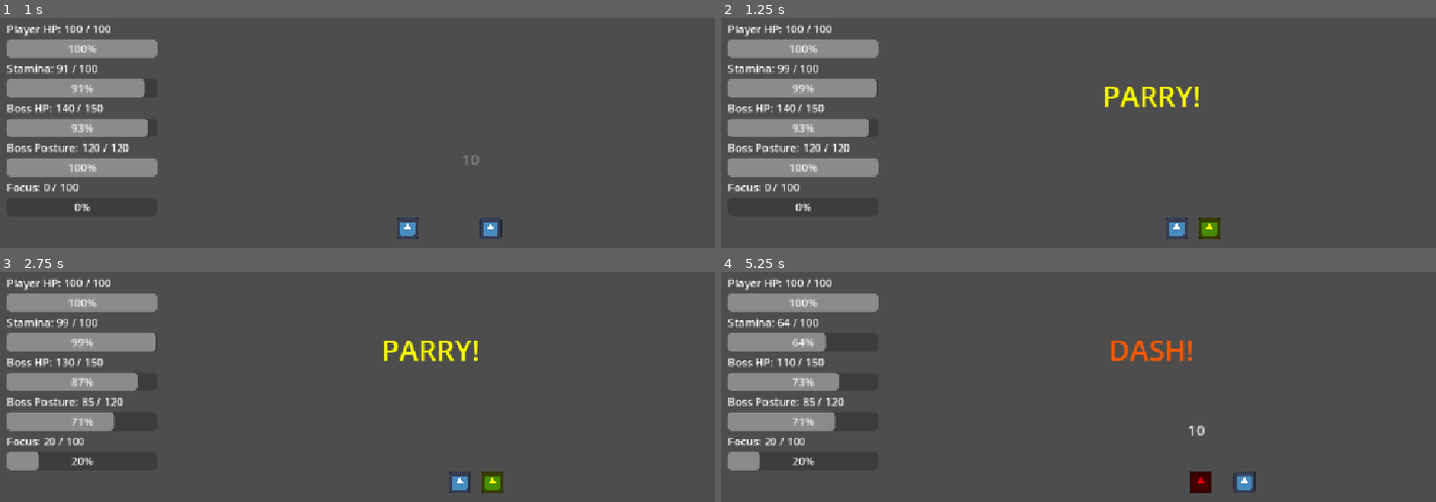
Above: before the commit, frames 1-4 (two rows, left to right).
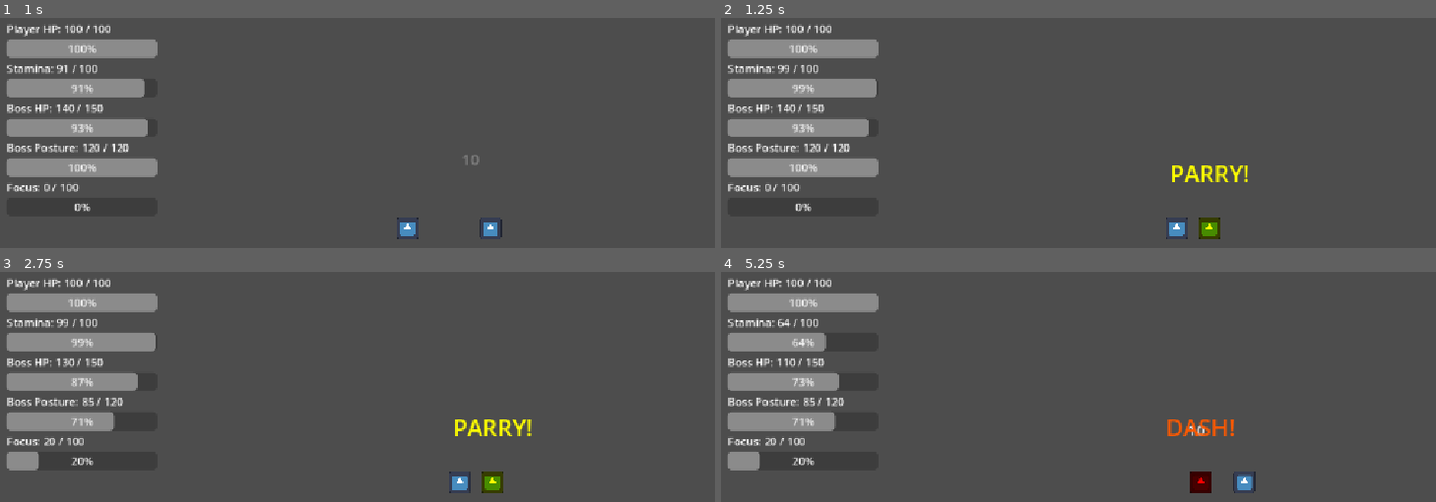
Above: after the commit, the same moments.

Repository: shanwinder/lastblade
Game: Godot game, scene res://scenes/main/BossBrokenMaster.tscn
The game is run twice, just before and just after one commit, with the same random seed, the same clock (stepped at 60 frames per second) and the same inputs. The engine's default icon, where the game draws it, is replaced by a stand-in: a white triangle on a blue panel in a dark square.
Inputs:
- Up to frame 1 (1 s): hold Right (ui_right) from 0.53 s (still down); tap A (attack) at 0.6 s; tap D (parry) at 0.8 s
- Up to frame 2 (1.25 s): keep holding Right (ui_right)
- Up to frame 3 (2.75 s): release Right (ui_right) at 1.28 s; hold Left (ui_left) 1.28-2.03 s; tap D (parry) at 1.35, 2.3 s; tap A (attack) at 1.55, 2.1 s; hold Right (ui_right) from 2.03 s (still down)
- Up to frame 4 (5.25 s): tap S (dash) at 2.85 s; tap A (attack) at 3.05, 4.55, 5.1 s; release Right (ui_right) at 3.53 s; hold Left (ui_left) from 3.53 s (still down); tap D (parry) at 3.6 s; tap R at 4.35 s

Frame 1 is identical in both runs. In frame 2, 1.0% of the frame differs, in the area x 53-74%, y 29-72%; in frame 3, 1.1%, in the area x 53-75%, y 29-72%; in frame 4, 1.0%.

Commit message:
Move attack hints above boss
Relocate the attack hint display from the center of the HUD to above the boss's head. This allows players to see attack cues without looking away from the boss, improving gameplay flow and readability. The hint label is now created and managed by BossBrokenMaster and displayed as a child node positioned above the boss.

Diff:
--- a/last-blade-trial/BossBrokenMaster.gd
+++ b/last-blade-trial/BossBrokenMaster.gd
@@ -199,6 +199,17 @@
 
 # อ้างอิง CollisionShape2D ของ AttackHitbox เพื่อเปิด/ปิดพื้นที่โจมตี
 @onready var attack_shape: CollisionShape2D = $AttackHitbox/CollisionShape2D
+
+# Label สำหรับแสดงคำเตือนเหนือหัวบอส
+# เช่น PARRY!, DASH!, WAIT..., PARRY FAST!
+var boss_hint_label: Label = null
+
+# ตำแหน่งข้อความเหนือหัวบอส
+# ค่า x ติดลบเพื่อขยับให้ข้อความอยู่กึ่งกลางเหนือบอส
+@export var boss_hint_offset: Vector2 = Vector2(-160, -110)
+
+# ขนาดตัวอักษรของข้อความเหนือหัวบอส
+@export var boss_hint_font_size: int = 34
 
 # =========================
 # ตัวแปรสถานะ
@@ -336,6 +347,10 @@
 	# เชื่อมสัญญาณ เมื่อ AttackHitbox ของศัตรูชน Area2D อื่น
 	attack_hitbox.area_entered.connect(_on_attack_hitbox_area_entered)
 
+	# สร้างข้อความเตือนเหนือหัวบอส
+	# เพื่อให้ผู้เล่นอ่านจังหวะได้โดยไม่ต้องละสายตาจากบอส
+	create_boss_hint_label()
+
 	print("Boss Broken Master ready. HP =", current_hp)
 
 	# ส่งค่าเริ่มต้นให้ HUD แสดง Enemy Posture
@@ -430,22 +445,75 @@
 	# จำกัดไม่ให้ศัตรูเดินออกนอกสนาม
 	clamp_to_arena()
 
+func create_boss_hint_label() -> void:
+	# สร้าง Label ใหม่สำหรับแสดงคำเตือนเหนือหัวบอส
+	boss_hint_label = Label.new()
+
+	# เริ่มต้นให้ไม่มีข้อความ
+	boss_hint_label.text = ""
+
+	# ซ่อนไว้ก่อน จะแสดงเฉพาะตอนบอสกำลังเตรียมโจมตี
+	boss_hint_label.visible = false
+
+	# ตั้งขนาดพื้นที่ข้อความ
+	# ให้กว้างพอสำหรับคำว่า PARRY FAST!
+	boss_hint_label.custom_minimum_size = Vector2(320, 60)
+
+	# วางข้อความเหนือหัวบอสแบบ local position
+	# เพราะ Label เป็นลูกของบอส จึงจะขยับตามบอสอัตโนมัติ
+	boss_hint_label.position = boss_hint_offset
+
+	# จัดข้อความให้อยู่กึ่งกลาง
+	boss_hint_label.horizontal_alignment = HORIZONTAL_ALIGNMENT_CENTER
+	boss_hint_label.vertical_alignment = VERTICAL_ALIGNMENT_CENTER
+
+	# ทำให้ตัวอักษรอ่านง่าย
+	boss_hint_label.add_theme_font_size_override("font_size", boss_hint_font_size)
+
+	# ให้ข้อความอยู่หน้าตัวบอส
+	boss_hint_label.z_index = 200
+
+	# เพิ่ม Label เป็นลูกของบอส
+	add_child(boss_hint_label)
+
+func update_boss_hint_label(hint_text: String, hint_color: Color) -> void:
+	# ถ้ายังไม่ได้สร้าง Label ให้หยุด เพื่อกัน error
+	if boss_hint_label == null:
+		return
+
+	# อัปเดตข้อความ เช่น PARRY!, DASH!, WAIT..., PARRY FAST!
+	boss_hint_label.text = hint_text
+
+	# อัปเดตสีข้อความตามชนิดท่า
+	boss_hint_label.modulate = hint_color
+
+	# ถ้าข้อความว่าง ให้ซ่อน
+	boss_hint_label.visible = hint_text != ""
 
 func emit_enemy_stats() -> void:
 	# ส่งค่า HP และ Posture ของศัตรูไปให้ HUD
 	enemy_stats_changed.emit(current_hp, max_hp, current_posture, max_posture)
 
 func emit_attack_hint() -> void:
-	# ส่งข้อความเตือนตามท่าปัจจุบัน
-	# Normal = PARRY!, Heavy = DASH!, Delayed ช่วงแรก = WAIT...
+	# แสดงข้อความเตือนเหนือหัวบอส
+	# ทำให้ผู้เล่นไม่ต้องละสายตาจากบอสไปมอง HUD ด้านบน
+	update_boss_hint_label(current_attack_hint_text, current_attack_hint_color)
+
+	# ยังส่ง signal ไว้ก่อน เผื่ออนาคต HUD หรือระบบอื่นอยากรับข้อมูลนี้
 	enemy_attack_hint_changed.emit(current_attack_hint_text, current_attack_hint_color)
 
 func clear_attack_hint() -> void:
-	# ส่งข้อความว่าง เพื่อให้ HUD ซ่อนคำเตือน
+	# ซ่อนข้อความเตือนเหนือหัวบอส
+	update_boss_hint_label("", Color.WHITE)
+
+	# ส่งข้อความว่าง เพื่อให้ระบบอื่นซ่อนคำเตือนด้วย
 	enemy_attack_hint_changed.emit("", Color.WHITE)
 
 func emit_delayed_parry_hint() -> void:
 	# ช่วงท้ายของ Delayed Slash ให้บอกผู้เล่นว่าตอนนี้ค่อย Parry
+	update_boss_hint_label("PARRY!", Color.YELLOW)
+
+	# ยังส่ง signal ไว้ก่อน เผื่อระบบอื่นใช้ต่อ
 	enemy_attack_hint_changed.emit("PARRY!", Color.YELLOW)
 
 func choose_attack_pattern() -> void:
--- a/last-blade-trial/HUD.gd
+++ b/last-blade-trial/HUD.gd
@@ -177,46 +177,14 @@
 	update_enemy_stats(enemy.current_hp, enemy.max_hp, enemy.current_posture, enemy.max_posture)
 
 func create_attack_hint_label() -> void:
-	# สร้าง Label ใหม่สำหรับบอกผู้เล่นว่าควร Parry หรือ Dash
-	attack_hint_label = Label.new()
-
-	# เริ่มต้นให้ไม่มีข้อความ
-	attack_hint_label.text = ""
-
-	# ทำให้ตัวอักษรใหญ่พอสำหรับอ่านบนมือถือ
-	attack_hint_label.add_theme_font_size_override("font_size", 42)
-
-	# จัดข้อความให้อยู่กึ่งกลาง
-	attack_hint_label.horizontal_alignment = HORIZONTAL_ALIGNMENT_CENTER
-	attack_hint_label.vertical_alignment = VERTICAL_ALIGNMENT_CENTER
-
-	# ตั้งขนาดพื้นที่ข้อความ
-	attack_hint_label.custom_minimum_size = Vector2(500, 80)
-
-	# วางตำแหน่งกลางบนของจอแบบง่าย ๆ ก่อน
-	# ภายหลังค่อยปรับให้ responsive กับมือถือจริง
-	attack_hint_label.position = Vector2(390, 90)
-
-	# ให้ข้อความอยู่หน้าสุด
-	attack_hint_label.z_index = 200
-
-	# เพิ่มเข้าไปใต้ Control ของ HUD
-	$Control.add_child(attack_hint_label)
-
-
-func update_attack_hint(hint_text: String, hint_color: Color) -> void:
-	# ถ้ายังไม่ได้สร้าง Label ให้ไม่ทำอะไร เพื่อป้องกัน error
-	if attack_hint_label == null:
-		return
-
-	# อัปเดตข้อความ เช่น PARRY!, DASH! หรือ WAIT...
-	attack_hint_label.text = hint_text
-
-	# อัปเดตสีให้ตรงกับท่าโจมตี
-	attack_hint_label.modulate = hint_color
-
-	# ถ้าไม่มีข้อความ ให้ซ่อน Label
-	attack_hint_label.visible = hint_text != ""
+	# ตอนนี้ย้ายข้อความเตือนการโจมตีไปไว้เหนือหัวบอสแล้ว
+	# จึงไม่ต้องสร้าง Label กลางจอใน HUD อีก
+	attack_hint_label = null
+
+func update_attack_hint(_hint_text: String, _hint_color: Color) -> void:
+	# ตอนนี้ BossBrokenMaster.gd แสดง hint เหนือหัวบอสเองแล้ว
+	# HUD จึงไม่ต้องอัปเดตข้อความเตือนกลางจอ
+	return
 
 func update_player_stats(
 	current_hp: int,
